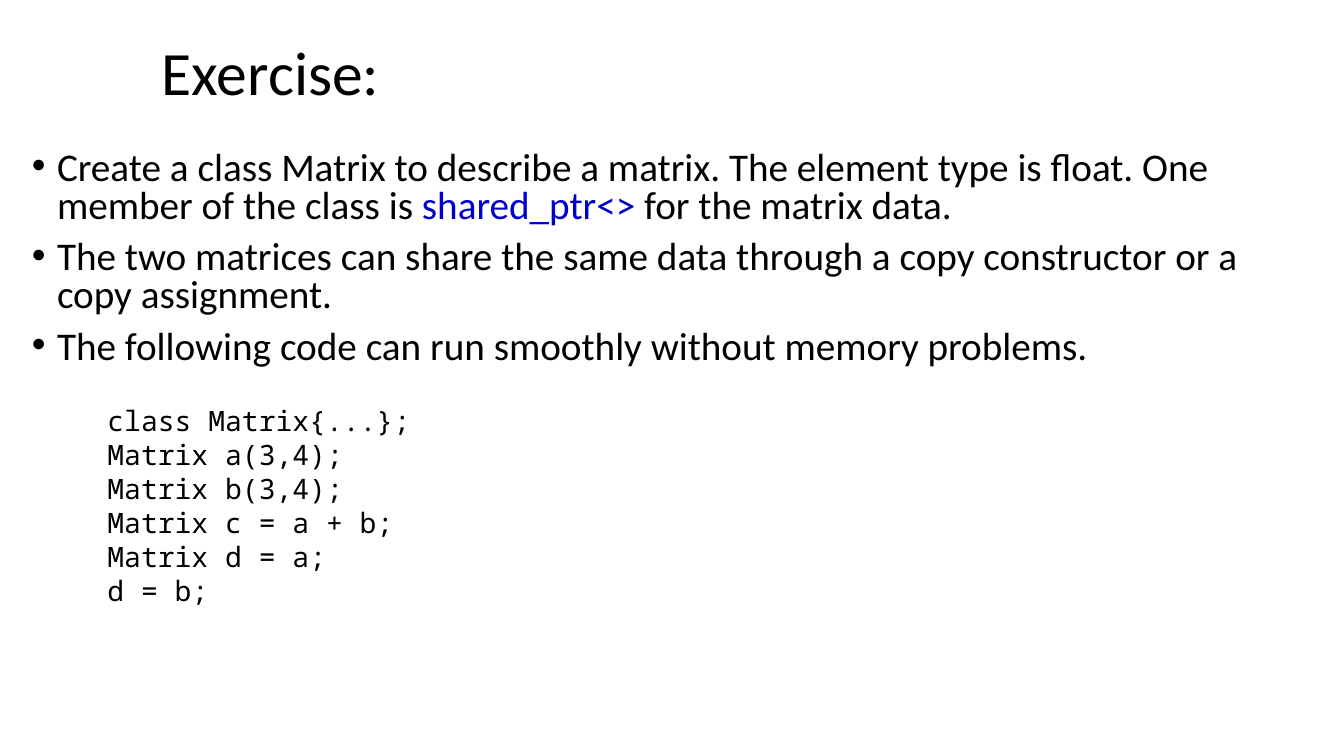
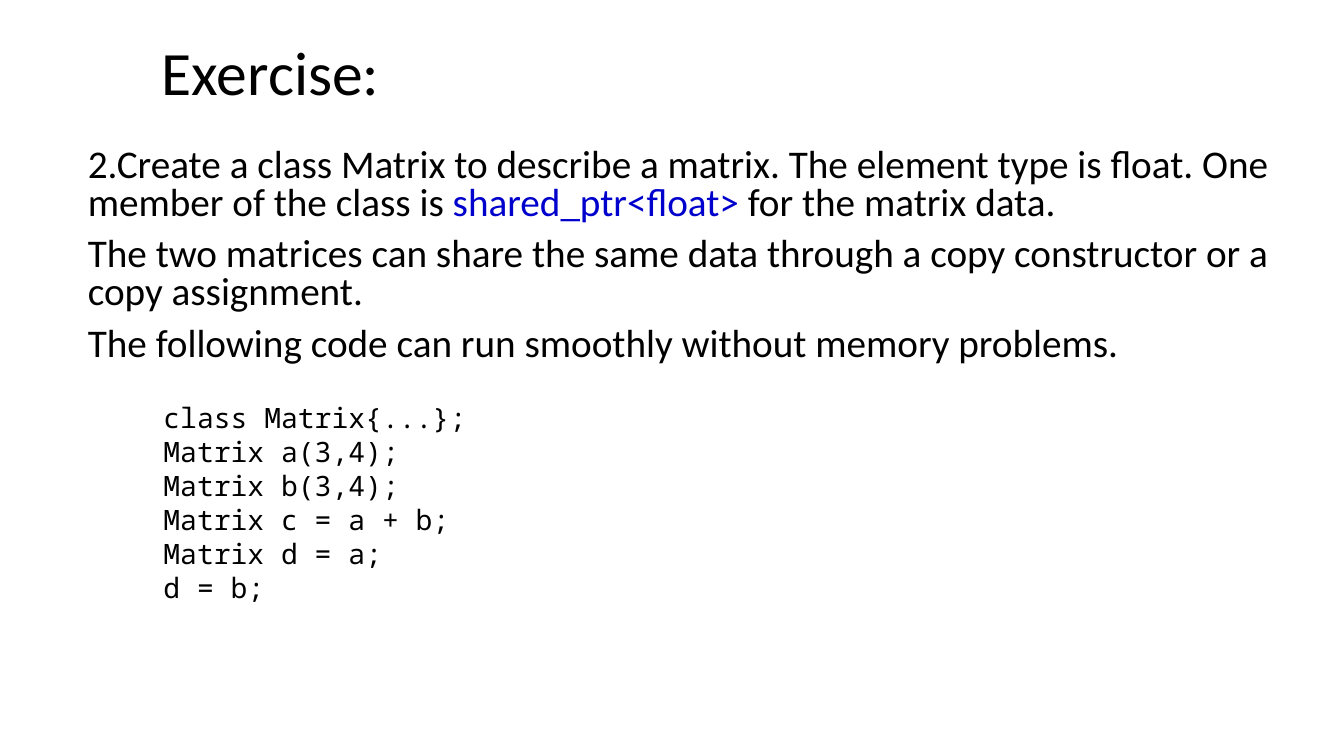
Before and after one commit to ShiqiYu/CPP, a slide deck: slide 15 of week11/Lab11.pptx (slide 13 before the commit). Drawn at 1344x756 pixels with LibreOffice and Linux fonts; fonts in the diff are those of the drawing; background and template pictures are left out. Boxes give left, top, right and bottom in pixels: in the first picture for what was removed or moved away, otherwise in the second. Text is boxed around its words. In the diff, an @@ line names an element or a change of style, - is before the commit and + after.

```diff
--- a/week11/Lab11.pptx
+++ b/week11/Lab11.pptx
@@ text "2.Create a class Matrix to ...": place and size @@
-text "2.Create a class Matrix to ..." at [57,153,1237,605]
+text "2.Create a class Matrix to ..." at [88,150,1268,602]
@@ text at [88,150,1268,223]: text changed @@
-• Create a class Matrix to describe a matrix. The element type is float. One member of the class is shared_ptr<> for the matrix data.
+2.Create a class Matrix to describe a matrix. The element type is float. One member of the class is shared_ptr<float> for the matrix data.
@@ text at [88,239,1268,364]: bullet • to none @@
```
Also in this commit, not shown: 4 other slides changed, 4 slides added, 2 slides removed, 1 other file.
